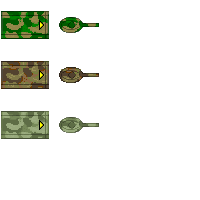
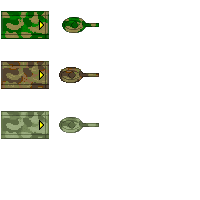
The second 200px x 200px image is a revision of the first. Changes to its layers:
painted on "Tanks" over bbox(59, 17, 93, 33)
